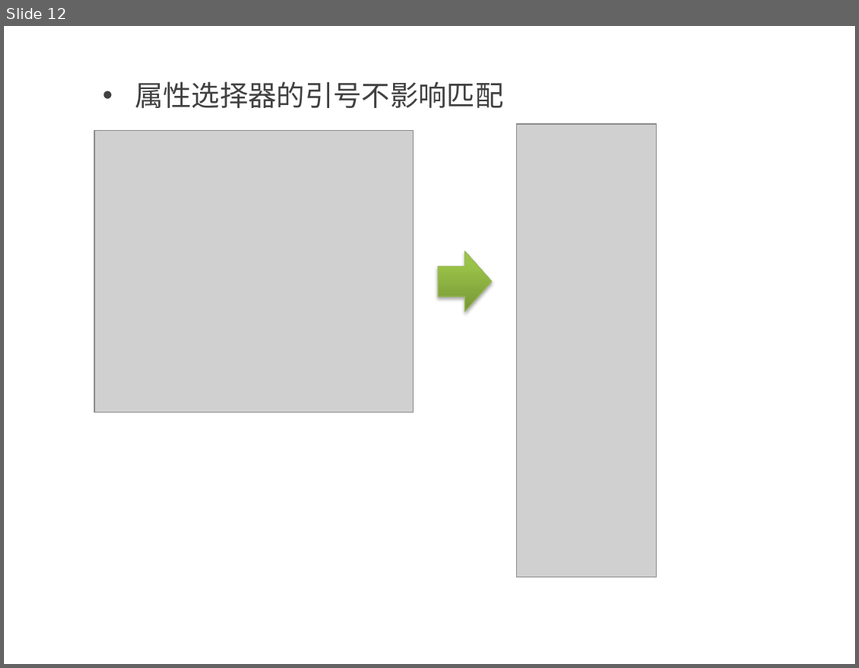
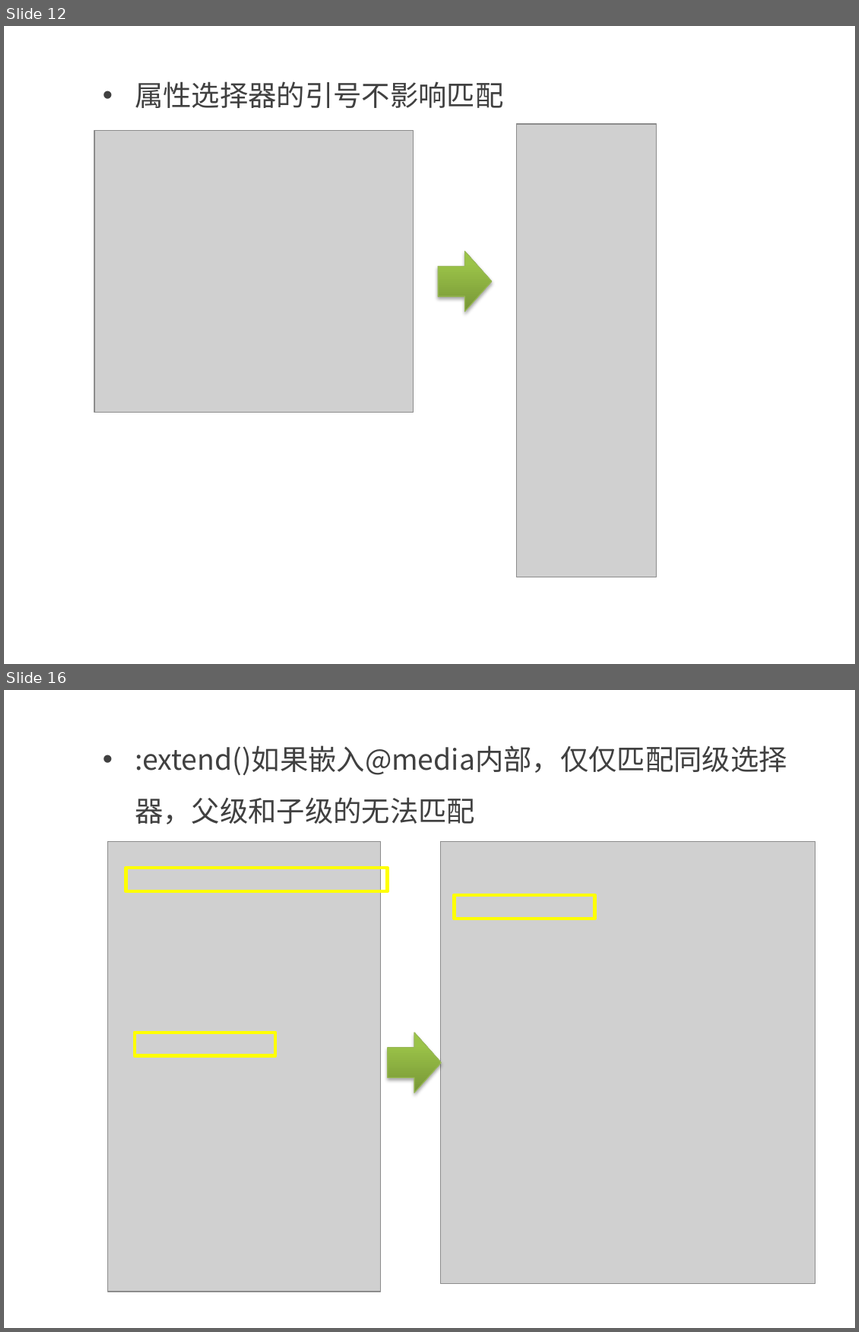
Before and after one commit to kong66/less-class, a slide deck: less-6-合并.pptx. Shown one above the other, each under a label of ours: slide 12 before the commit, slides 12 and 16 after it; the slides between them are not shown. The pictures are 859x668 and 859x1332 pixels, drawn with LibreOffice and Linux fonts; fonts in the diff are those of the drawing; grey boxes stand for pictures. Boxes give left, top, right and bottom in pixels: in the first picture for what was removed or moved away, otherwise in the second. Text is boxed around its words. In the diff, an @@ line names an element or a change of style, - is before the commit and + after.

```diff
--- a/less-6-合并.pptx
+++ b/less-6-合并.pptx
@@ slide 16 added at box(4, 690, 855, 1328), background #FFFFFF @@
@@ text added at box(135, 745, 788, 825), 24 pt, text #404040 @@
+• :extend()如果嵌入@media内部，仅仅匹配同级选择器，父级和子级的无法匹配
@@ picture added at box(108, 841, 381, 1292) @@
@@ picture added at box(441, 841, 815, 1284) @@
@@ rectangle added at box(126, 868, 388, 891), outline #FFFF00 3 pt @@
@@ rectangle added at box(454, 895, 595, 919), outline #FFFF00 3 pt @@
@@ rectangle added at box(135, 1033, 275, 1057), outline #FFFF00 3 pt @@
@@ right arrow added at box(388, 1033, 442, 1094), fill gradient #779737 to #9BC348 to #9DC746, outline #98B955 0.75 pt @@
```
Also in this commit, not shown: 1 slide changed, 5 other slides added, 6 other files.
